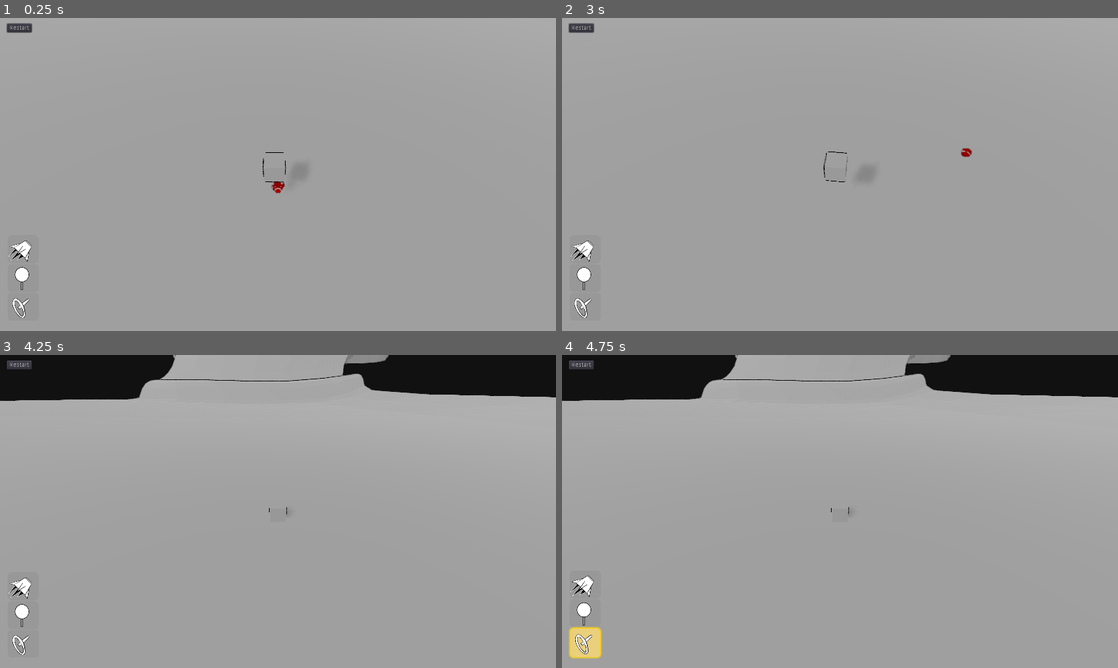
Above: before the commit, frames 1-4 (two rows, left to right).
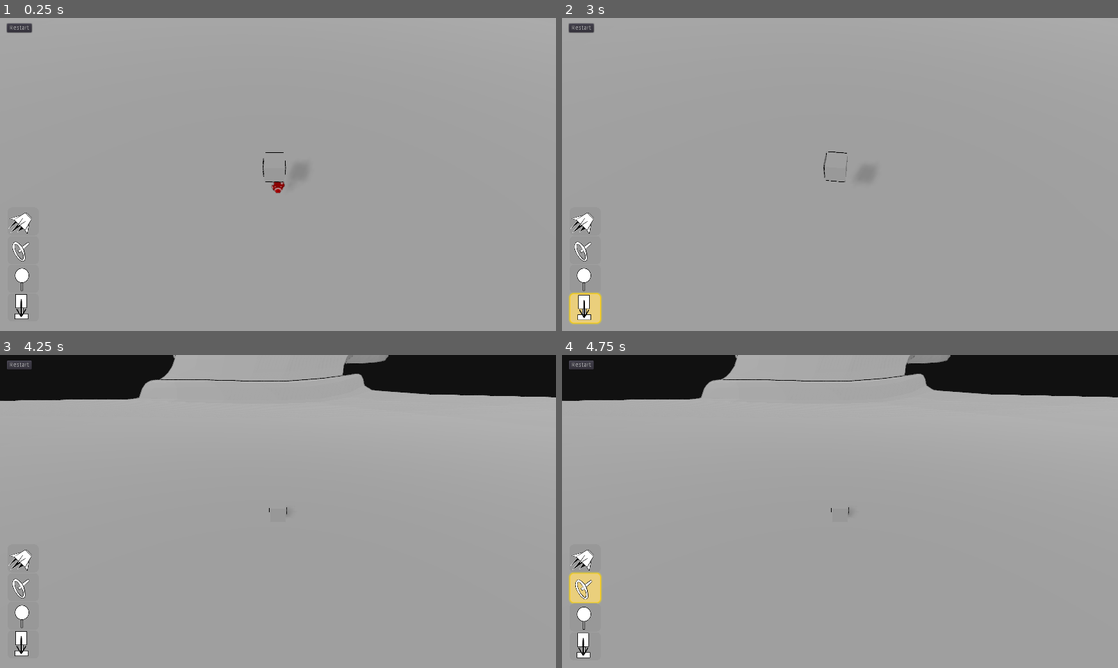
Above: after the commit, the same moments.

Repository: dralimazing/itsnotgripping
Game: Godot game, scene res://RoomRoot.tscn
The game is run twice, just before and just after one commit, with the same random seed, the same clock (stepped at 60 frames per second) and the same inputs.
Inputs (mouse positions are in pixels of both pictures, inside the frame that each line leads up to):
- Up to frame 1 (0.25 s): no input
- Up to frame 2 (3 s): click "Restart" at 0.5 s; click "Restart" at 1.25 s; click "Restart" at 2 s; tap Enter (ui_accept) at 2.75 s; move the mouse to (962, 158) at 2.77 s; hold D from 2.78 s (still down); hold 4 (piston) from 2.78 s (still down); click (962, 158) at 2.92 s
- Up to frame 3 (4.25 s): tap Enter (ui_accept) at 3.02, 3.77 s; tap Space (start) at 3.05, 3.6 s; move the mouse to (166, 527) at 3.52 s; release D at 3.53 s; release 4 (piston) at 3.53 s; hold S from 3.53 s (still down); click (166, 527) at 3.67 s; tap 2 (wheel) at 3.8 s
- Up to frame 4 (4.75 s): move the mouse to (895, 442) at 4.27 s; release S at 4.28 s; hold D from 4.28 s (still down); hold 2 (wheel) from 4.28 s (still down); click (895, 442) at 4.42 s; tap 4 (piston) at 4.55 s

The runs differ from the first frame. In frame 1, 0.5% of the frame differs, in the area x 1-6%, y 62-97%; in frame 2, 1.0%; in frame 3, 0.5%; in frame 4, 1.4%, in the area x 1-8%, y 62-98%.

Commit message:
piston icons

Diff:
--- a/InterpolatedCamera.gd
+++ b/InterpolatedCamera.gd
@@ -156,7 +156,7 @@
 	var worldSpace = get_world().direct_space_state;
 	var start = project_ray_origin(mouse);
 	var end = project_position(mouse, 1000);
-	var result = worldSpace.intersect_ray(start, end);
+	var result = worldSpace.intersect_ray(start, end,[roomRoot.get_node('floor')]);
 
 	if !result.empty() :
 		spawnPos = result.position;
--- a/RoomRoot.tscn
+++ b/RoomRoot.tscn
@@ -33,6 +33,7 @@
 
 [node name="InterpolatedCamera" type="Camera" parent="cam1 root"]
 transform = Transform( 0.997277, 0, 0, 0, 0.63802, 0.766481, 0, -0.766481, 0.63802, 0, 3.50895, 2.9796 )
+far = 200.0
 script = ExtResource( 4 )
 
 [node name="WorldEnvironment" type="WorldEnvironment" parent="."]
@@ -59,6 +60,7 @@
 [node name="preview" parent="." instance=ExtResource( 2 )]
 
 [node name="int cam 2nd" type="Camera" parent="."]
+far = 200.0
 script = ExtResource( 1 )
 
 [node name="UI" parent="." instance=ExtResource( 6 )]
--- a/UI.gd
+++ b/UI.gd
@@ -13,6 +13,7 @@
 onready var rocketPanel = $"VBoxContainer/rocket panel";
 onready var wheelPanel = $"VBoxContainer/wheel panel";
 onready var balloonPanel = $"VBoxContainer/balloon panel";
+onready var pistonPanel = $"VBoxContainer/piston panel";
 
 onready var panelArray = [rocketPanel, wheelPanel, balloonPanel];
 # Called when the node enters the scene tree for the first time.
@@ -30,6 +31,9 @@
 	if Input.is_action_pressed("balloon") && !playing:
 		setActive(balloonPanel);
 		deactivateAllExcept(balloonPanel);
+	if Input.is_action_pressed("piston") && !playing:
+		setActive(pistonPanel);
+		deactivateAllExcept(pistonPanel);
 
 	if Input.is_action_pressed("rocket") && playing:
 		setActive(rocketPanel);
@@ -43,6 +47,8 @@
 		setActive(balloonPanel)
 	if Input.is_action_just_released("balloon") && playing:
 		setInactive(balloonPanel);
+	if Input.is_action_just_released("piston") && playing:
+		setInactive(pistonPanel);
 
 func setActive (panel):
 	panel.set('custom_styles/panel', active);
--- a/UI.tscn
+++ b/UI.tscn
@@ -1,10 +1,11 @@
-[gd_scene load_steps=8 format=2]
+[gd_scene load_steps=9 format=2]
 
 [ext_resource path="res://ui/rocketIcon.png" type="Texture" id=1]
 [ext_resource path="res://ui/balloonIco.png" type="Texture" id=2]
 [ext_resource path="res://ui/wheelcon.png" type="Texture" id=3]
 [ext_resource path="res://new_theme.tres" type="Theme" id=4]
 [ext_resource path="res://UI.gd" type="Script" id=5]
+[ext_resource path="res://ui/pistonIcon.png" type="Texture" id=6]
 
 [sub_resource type="StyleBoxFlat" id=9]
 corner_radius_top_left = 18
@@ -24,43 +25,52 @@
 anchor_top = 1.0
 anchor_bottom = 1.0
 margin_left = 18.0
-margin_top = -241.0
+margin_top = -284.0
 margin_right = 160.0
-margin_bottom = 193.0
+margin_bottom = 180.0
 rect_scale = Vector2( 0.5, 0.5 )
 theme = SubResource( 10 )
 alignment = 2
 
 [node name="rocket panel" type="PanelContainer" parent="VBoxContainer"]
-margin_top = 42.0
 margin_right = 142.0
-margin_bottom = 170.0
+margin_bottom = 128.0
 
 [node name="rocketIcon" type="TextureRect" parent="VBoxContainer/rocket panel"]
 margin_right = 142.0
 margin_bottom = 128.0
 texture = ExtResource( 1 )
 
+[node name="wheel panel" type="PanelContainer" parent="VBoxContainer"]
+margin_top = 132.0
+margin_right = 142.0
+margin_bottom = 260.0
+
+[node name="wheelIcon" type="TextureRect" parent="VBoxContainer/wheel panel"]
+margin_right = 142.0
+margin_bottom = 128.0
+theme = ExtResource( 4 )
+texture = ExtResource( 3 )
+
 [node name="balloon panel" type="PanelContainer" parent="VBoxContainer"]
-margin_top = 174.0
+margin_top = 264.0
 margin_right = 142.0
-margin_bottom = 302.0
+margin_bottom = 392.0
 
 [node name="balloonIcon" type="TextureRect" parent="VBoxContainer/balloon panel"]
 margin_right = 142.0
 margin_bottom = 128.0
 texture = ExtResource( 2 )
 
-[node name="wheel panel" type="PanelContainer" parent="VBoxContainer"]
-margin_top = 306.0
+[node name="piston panel" type="PanelContainer" parent="VBoxContainer"]
+margin_top = 396.0
 margin_right = 142.0
-margin_bottom = 434.0
+margin_bottom = 524.0
 
-[node name="wheelIcon" type="TextureRect" parent="VBoxContainer/wheel panel"]
+[node name="pistonIcon" type="TextureRect" parent="VBoxContainer/piston panel"]
 margin_right = 142.0
 margin_bottom = 128.0
-theme = ExtResource( 4 )
-texture = ExtResource( 3 )
+texture = ExtResource( 6 )
 
 [node name="Button" type="Button" parent="."]
 margin_left = 16.0
--- a/models/3d objects/piston.gd
+++ b/models/3d objects/piston.gd
@@ -12,7 +12,7 @@
 
 
 func _physics_process(delta):
-	if Input.is_action_just_pressed('piston'):
+	if Input.is_action_just_pressed('piston') && GlobalVar.playing:
 		active = !active;
 		if active:
 			$piston/AnimationPlayer.play("New Anim")
Binary file added: ui/pistonIcon.png
Not shown, added: ui/pistonIcon.png.import
